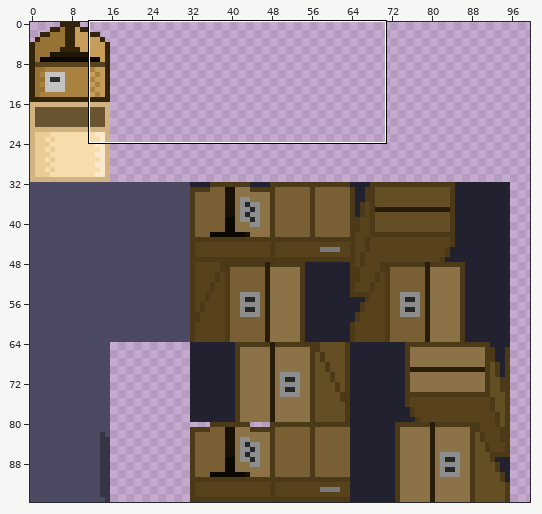
Two versions of one sprite sheet, game/assets/levels/box-city.png. Above: a wide view before the commit, with the close-up outlined.
Close-up. Earlier state:
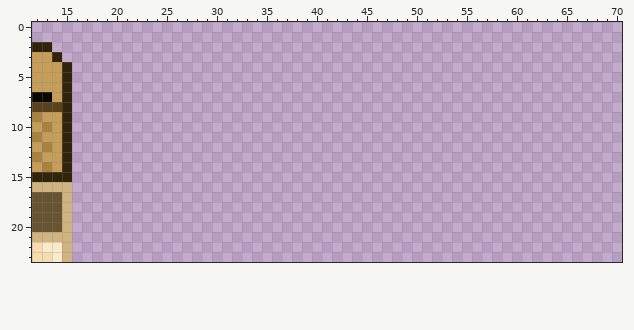
The file is 112x96 pixels. Colours within 5 levels of each other are drawn and written as one. Shown: x 12..70, y 0..23. The wide view leaves out empty margins.
New version:
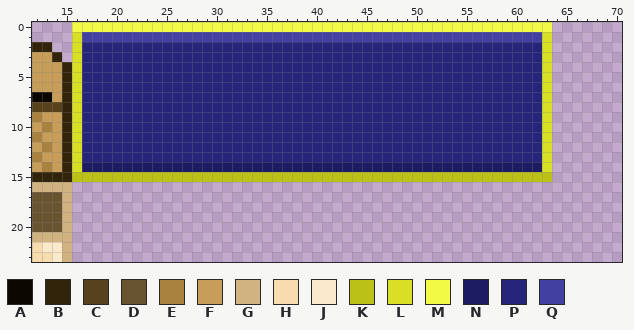
Palette (. is transparent): A #0b0701  B #32240b  C #57421c  D #695431  E #a9823f  F #c69e5a  G #d1b381  H #f7dcae  J #fae9cb  K #bbc116  L #d8df25  M #f3fa45  N #1d1c62  P #27257a  Q #4240a1
Change:
@@ x 12..70 @@
- 0 ...........................................................
- 1 ...........................................................
- 2 BB.........................................................
- 3 FFB........................................................
- 4 FFFB.......................................................
- 5 FFFB.......................................................
- 6 FFFB.......................................................
- 7 AAFB.......................................................
- 8 CCCB.......................................................
- 9 EFFB.......................................................
-10 FEFB.......................................................
-11 EFFB.......................................................
-12 FEFB.......................................................
-13 EFFB.......................................................
-14 FEFB.......................................................
-15 BBBB.......................................................
+ 0 ....MMMMMMMMMMMMMMMMMMMMMMMMMMMMMMMMMMMMMMMMMMMMMMMM.......
+ 1 ....LQQQQQQQQQQQQQQQQQQQQQQQQQQQQQQQQQQQQQQQQQQQQQQL.......
+ 2 BB..LPPPPPPPPPPPPPPPPPPPPPPPPPPPPPPPPPPPPPPPPPPPPPPL.......
+ 3 FFB.LPPPPPPPPPPPPPPPPPPPPPPPPPPPPPPPPPPPPPPPPPPPPPPL.......
+ 4 FFFBLPPPPPPPPPPPPPPPPPPPPPPPPPPPPPPPPPPPPPPPPPPPPPPL.......
+ 5 FFFBLPPPPPPPPPPPPPPPPPPPPPPPPPPPPPPPPPPPPPPPPPPPPPPL.......
+ 6 FFFBLPPPPPPPPPPPPPPPPPPPPPPPPPPPPPPPPPPPPPPPPPPPPPPL.......
+ 7 AAFBLPPPPPPPPPPPPPPPPPPPPPPPPPPPPPPPPPPPPPPPPPPPPPPL.......
+ 8 CCCBLPPPPPPPPPPPPPPPPPPPPPPPPPPPPPPPPPPPPPPPPPPPPPPL.......
+ 9 EFFBLPPPPPPPPPPPPPPPPPPPPPPPPPPPPPPPPPPPPPPPPPPPPPPL.......
+10 FEFBLPPPPPPPPPPPPPPPPPPPPPPPPPPPPPPPPPPPPPPPPPPPPPPL.......
+11 EFFBLPPPPPPPPPPPPPPPPPPPPPPPPPPPPPPPPPPPPPPPPPPPPPPL.......
+12 FEFBLPPPPPPPPPPPPPPPPPPPPPPPPPPPPPPPPPPPPPPPPPPPPPPL.......
+13 EFFBLPPPPPPPPPPPPPPPPPPPPPPPPPPPPPPPPPPPPPPPPPPPPPPL.......
+14 FEFBLNNNNNNNNNNNNNNNNNNNNNNNNNNNNNNNNNNNNNNNNNNNNNNL.......
+15 BBBBKKKKKKKKKKKKKKKKKKKKKKKKKKKKKKKKKKKKKKKKKKKKKKKK.......
 16 GGGG.......................................................
